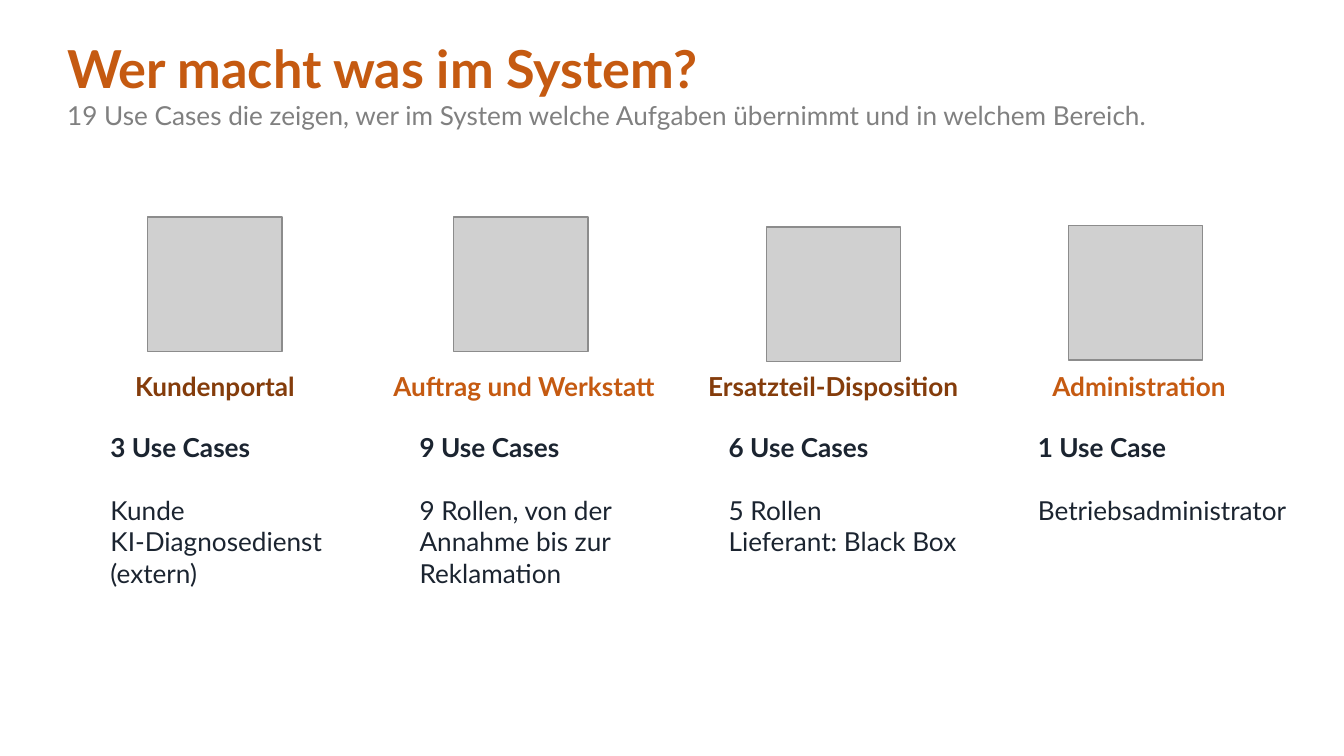
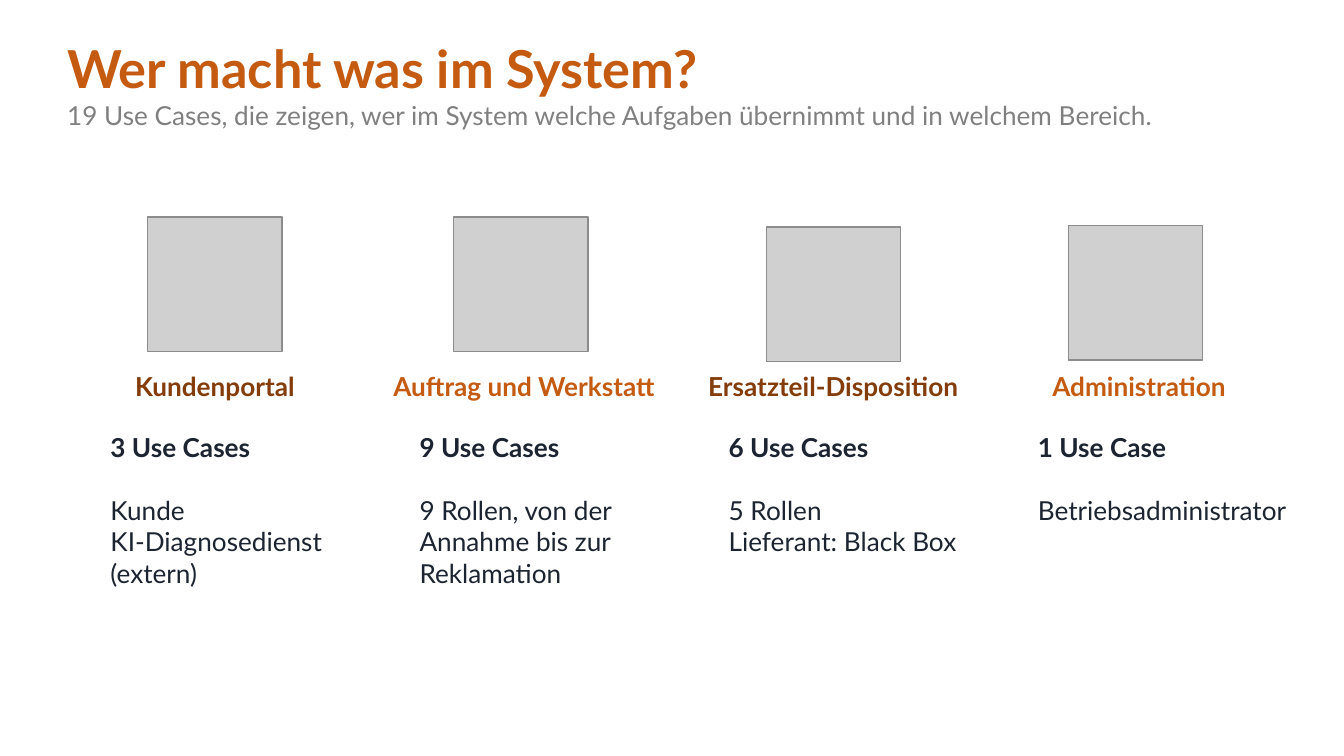
Before and after one commit to jakobschwan123-cmd/casestudy-semester-3, a slide deck: slide 14 of 4_praesentation/Abschlusspraesentation.pptx (slide 23 before the commit). Drawn at 1344x756 pixels with LibreOffice and Linux fonts; fonts in the diff are those of the drawing; grey boxes stand for pictures. Boxes give left, top, right and bottom in pixels: in the first picture for what was removed or moved away, otherwise in the second. Text is boxed around its words. In the diff, an @@ line names an element or a change of style, - is before the commit and + after.

```diff
--- a/4_praesentation/Abschlusspraesentation.pptx
+++ b/4_praesentation/Abschlusspraesentation.pptx
@@ text at bbox=[67, 106, 1152, 130]: text changed @@
-19 Use Cases die zeigen, wer im System welche Aufgaben übernimmt und in welchem Bereich.
+19 Use Cases, die zeigen, wer im System welche Aufgaben übernimmt und in welchem Bereich.
```
Also in this commit, not shown: 7 other slides changed, 9 slides removed, 1 other file.
